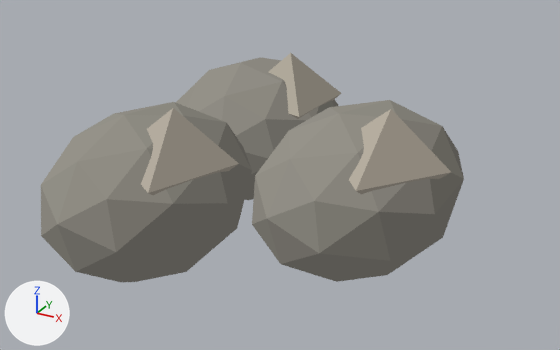
A saved change to the glTF model art/exports/pile-stone-3.gltf.
Both versions are drawn from a 50 mm camera at (0.59, -0.984, 0.603) aimed at (0.045, 0.007, 0.107). The lights are fixed; the arrows at lower left show +X, +Y and +Z. The older version comes first. Vertices at exactly the same position are counted once.

The first picture shows 'pile-stone-3'.
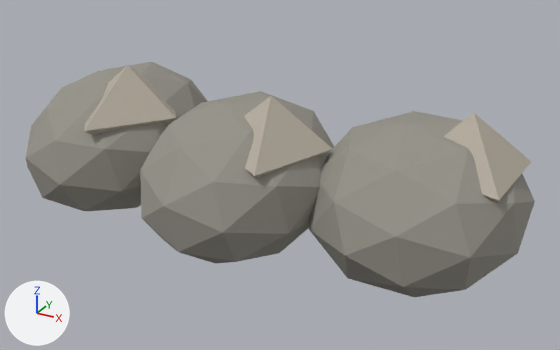
Where the change shows, as pixel boxes (x1, y1, x2, y2) in the pictures (560 x 350 px; the box of a moved part takes in the faces that stretch with it):
'pile-stone-3', recoloured, reshaped (20% wider): before (41, 53, 464, 282); after (26, 62, 535, 297)
part 1 of me_pile_stone_3, moved or reshaped: before (252, 100, 464, 282); after (26, 62, 208, 211)
part 2 of me_pile_stone_3, moved or reshaped: before (349, 109, 451, 194); after (84, 65, 176, 135)
part 3 of me_pile_stone_3, moved or reshaped: before (41, 102, 252, 282); after (140, 91, 334, 264)
part 4 of me_pile_stone_3, moved or reshaped: before (141, 108, 239, 195); after (244, 96, 332, 178)
part 5 of me_pile_stone_3, moved or reshaped: before (176, 57, 338, 200); after (309, 111, 535, 297)
part 6 of me_pile_stone_3, moved or reshaped: before (269, 53, 341, 119); after (444, 113, 531, 202)
part 7 of me_pile_stone_3, recoloured: before (42, 95, 464, 282); after (26, 80, 535, 297)
part 8 of me_pile_stone_3, recoloured: before (41, 53, 451, 253); after (26, 62, 531, 257)

Edits to the bpy script that builds the scene:
```text
Add mat_mattepalettealbedo:
    mat_mattepalettealbedo = bpy.data.materials.new('MattePaletteAlbedo')
    mat_mattepalettealbedo.use_nodes = True; mat_mattepalettealbedo.node_tree.nodes.clear()
    _N = mat_mattepalettealbedo.node_tree.nodes; _L = mat_mattepalettealbedo.node_tree.links
    n0 = _N.new('ShaderNodeBsdfPrincipled'); n0.name = 'Principled BSDF'
    n0.inputs[2].default_value = 1.0  # 'Roughness'
    n1 = _N.new('ShaderNodeOutputMaterial'); n1.name = 'Material Output'
    n2 = _N.new('ShaderNodeVertexColor'); n2.name = 'Color Attribute'
    _L.new(n0.outputs[0], n1.inputs[0])  # 'BSDF' to 'Surface'
    _L.new(n2.outputs[0], n0.inputs[0])  # 'Color' to 'Base Color'
Change me_pile_stone_3:
    used by ob_pile_stone_3; location = (0.0, 0.0, 0.0)
    remove me_pile_stone_3.from_pydata(...)  # 144 vertices, 264 faces; spans x -0.254..0.334, y -0.328..0.324, z 0.0..0.264
    remove me_pile_stone_3.materials.append(mat_bakedpalette)
    add me_pile_stone_3.from_pydata(...)  # 144 vertices, 264 faces; spans x -0.424..0.434, y -0.217..0.182, z 0.0..0.264
    me_pile_stone_3 part 1: the loose piece of 42 vertices spanning x 0.026..0.334, y -0.182..0.182, z 0.0..0.238 is moved by (-0.45, 0.0, 0.0)
    me_pile_stone_3 part 2: the loose piece of 6 vertices spanning x 0.151..0.331, y -0.155..0.075, z 0.114..0.264 is moved by (-0.45, 0.0, 0.0)
    me_pile_stone_3 part 3: the loose piece of 42 vertices spanning x -0.252..0.072, y -0.328..0.016, z 0.0..0.236 is moved by (0.09, 0.111, 0.0)
    me_pile_stone_3 part 4: the loose piece of 6 vertices spanning x -0.106..0.066, y -0.285..-0.067, z 0.113..0.263 is moved by (0.09, 0.111, 0.0)
    me_pile_stone_3 part 5: the loose piece of 42 vertices spanning x -0.254..0.074, y -0.012..0.324, z 0.0..0.236 is moved by (0.36, -0.156, 0.0)
    me_pile_stone_3 part 6: the loose piece of 6 vertices spanning x -0.091..0.057, y 0.063..0.251, z 0.113..0.263 is moved by (0.36, -0.156, 0.0)
    me_pile_stone_3 part 7: 168 faces centred in x -0.25..0.329, y -0.324..0.32, z 0.003..0.211 are repainted in the vertex colours; the middle colour goes from dark grey #5a5853 to grey #96938a
    me_pile_stone_3 part 8: 95 faces centred in x -0.247..0.273, y -0.319..0.281, z 0.1..0.235 are repainted in the vertex colours; the middle colour goes from grey #88857d to grey #96938a
    add me_pile_stone_3.materials.append(mat_mattepalettealbedo)
```
